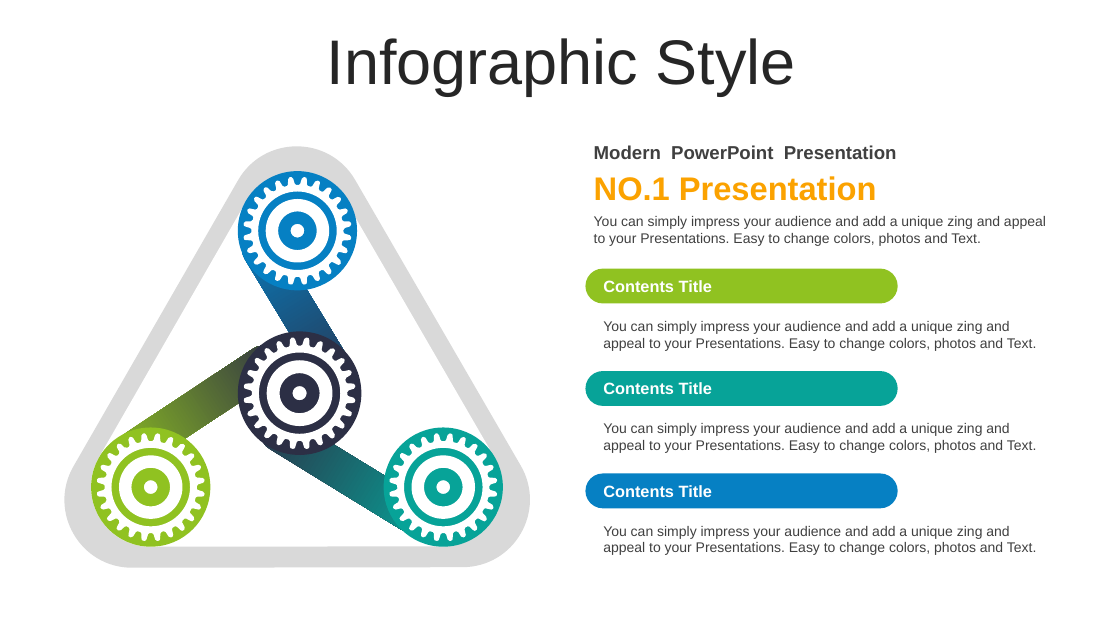
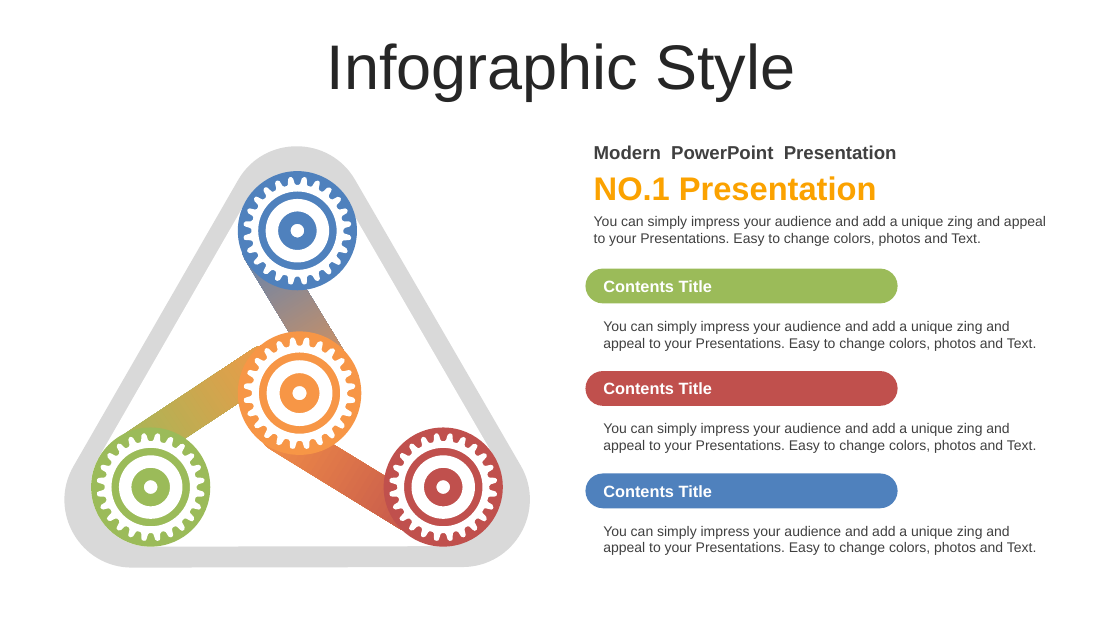
Before and after one commit to thanhlongvl/sportdemo, a slide deck: slide 10 of industry 4.0-Revolution-PowerPoint-Templates.pptx (slide 6 before the commit). Drawn at 1120x630 pixels with LibreOffice and Linux fonts; fonts in the diff are those of the drawing. Boxes give left, top, right and bottom in pixels: in the first picture for what was removed or moved away, otherwise in the second. Text is boxed around its words. In the diff, an @@ line names an element or a change of style, - is before the commit and + after.

```diff
--- a/industry 4.0-Revolution-PowerPoint-Templates.pptx
+++ b/industry 4.0-Revolution-PowerPoint-Templates.pptx
@@ text "Infographic Style" at <box>327,43,796,101</box>: line spacing 0.9 to 1; less space between paragraphs @@
@@ freeform shape at <box>238,171,357,291</box>: fill #0680C3 to #4F81BD; outline redrawn @@
@@ rounded rectangle at <box>235,224,365,407</box>: fill gradient #0680C3 to #2C2F45 to gradient #4F81BD to #F79646 @@
@@ rounded rectangle at <box>586,269,898,303</box>: fill #90C221 to #9BBB59 @@
@@ rounded rectangle at <box>110,338,290,474</box>: fill gradient #90C221 to #2C2F45 to gradient #9BBB59 to #F79646 @@
@@ freeform shape at <box>238,332,361,455</box>: fill #2C2F45 to #F79646 @@
@@ rounded rectangle at <box>586,371,898,406</box>: fill #07A398 to #C0504D @@
@@ rounded rectangle at <box>254,408,435,539</box>: fill gradient #2C2F45 to #07A398 to gradient #F79646 to #C0504D @@
@@ freeform shape at <box>92,428,211,547</box>: fill #90C221 to #9BBB59; outline redrawn @@
@@ freeform shape at <box>384,428,503,547</box>: fill #07A398 to #C0504D @@
@@ outline redrawn in 6 elements at <box>64,142,536,575</box>, <box>90,171,507,553</box>, <box>244,338,355,450</box>, <box>244,177,351,285</box>, <box>97,434,204,541</box>, <box>390,434,497,541</box> @@
@@ rounded rectangle at <box>586,474,898,508</box>: fill #0680C3 to #4F81BD @@
```
Also in this commit, not shown: 46 other slides changed, 3 slides added, 1 slide removed, 1 other file.
